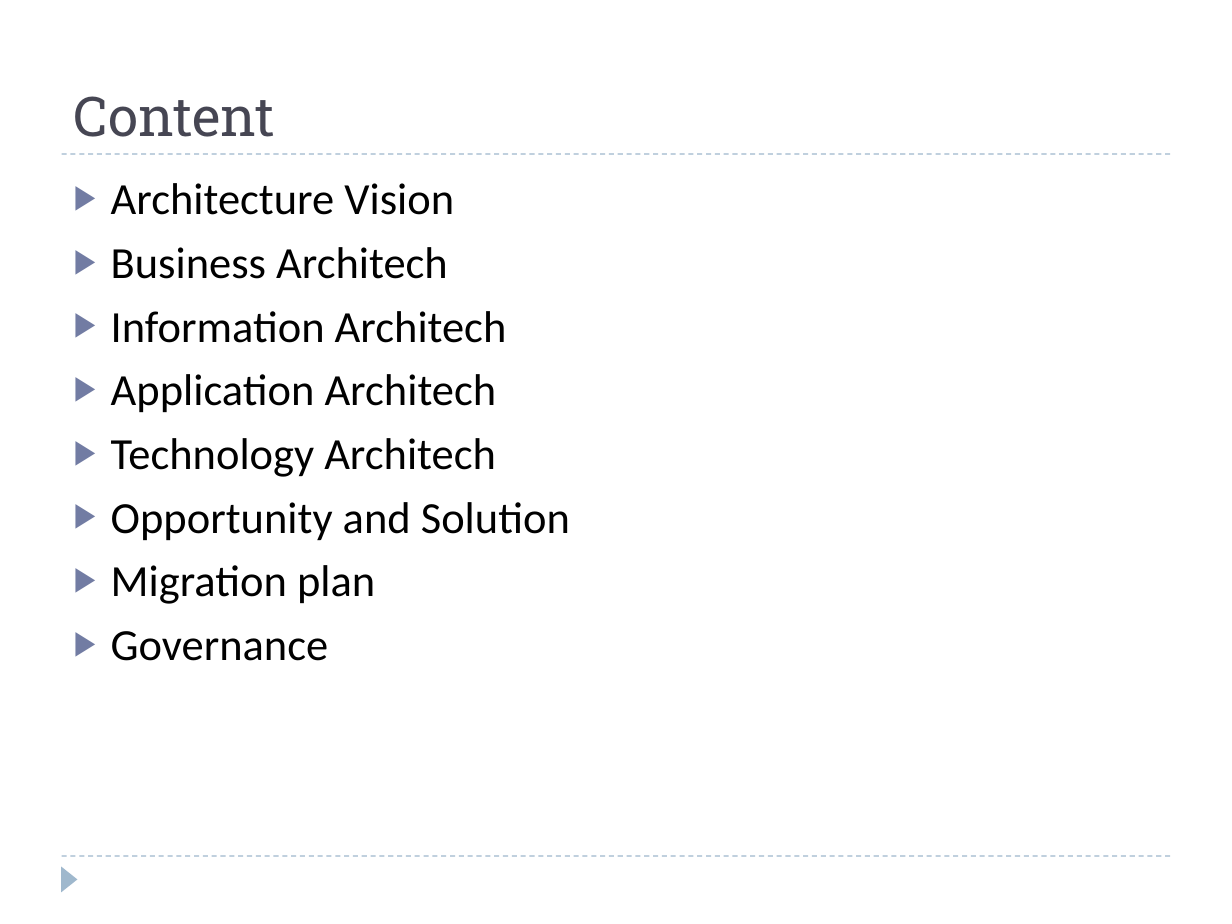
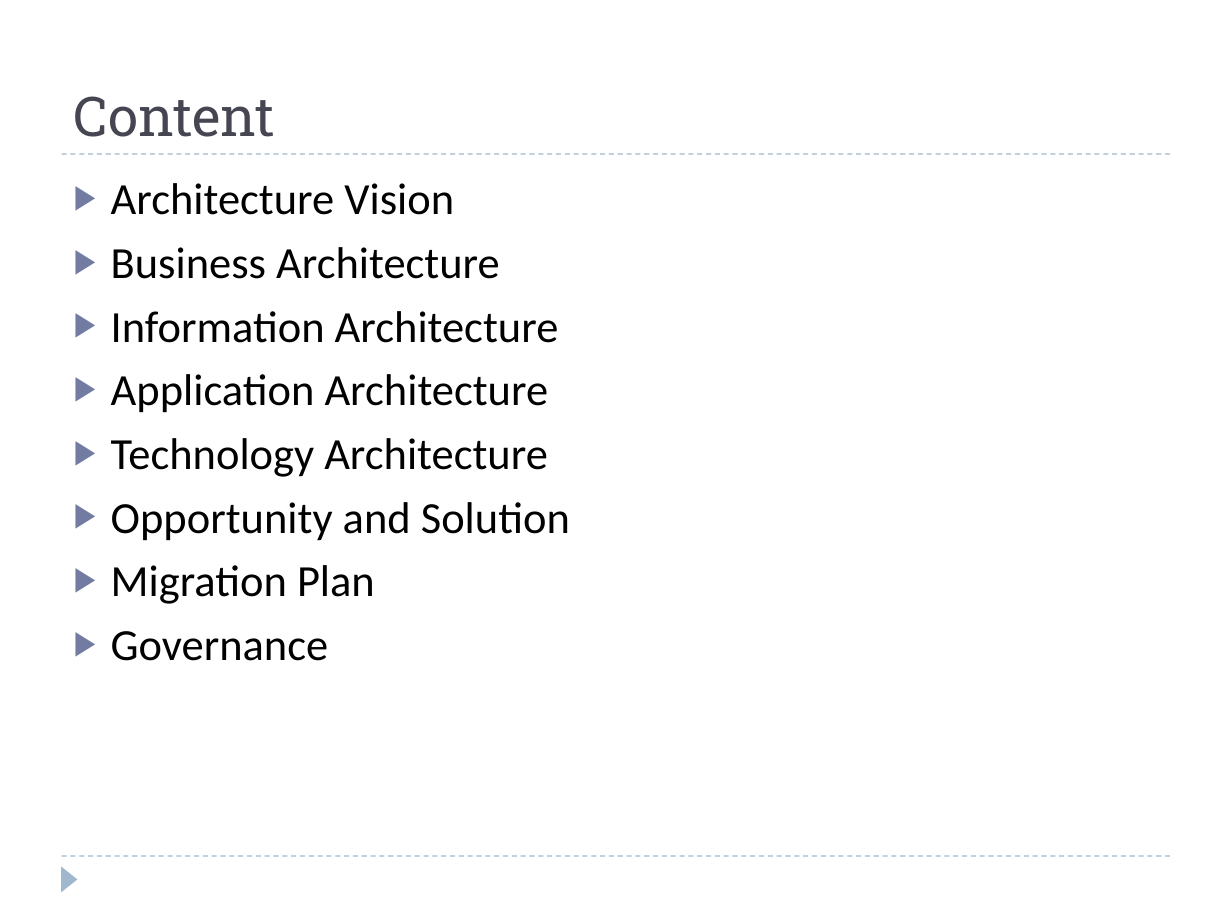
Before and after one commit to windieccf/t1-shipping, a slide deck: slide 2 of Enterprise Architech Presentation.pptx. Drawn at 1232x924 pixels with LibreOffice and Linux fonts; fonts in the diff are those of the drawing. Boxes give left, top, right and bottom in pixels: in the first picture for what was removed or moved away, otherwise in the second. Text is boxed around its words. In the diff, an @@ line names an element or a change of style, - is before the commit and + after.

Commit message:
Update slides

```diff
--- a/Enterprise Architech Presentation.pptx
+++ b/Enterprise Architech Presentation.pptx
@@ text at [111, 247, 559, 477]: text changed @@
-▶ Business Architech
-▶ Information Architech
-▶ Application Architech
-▶ Technology Architech
+▶ Business Architecture
+▶ Information Architecture
+▶ Application Architecture
+▶ Technology Architecture
@@ text at [111, 565, 375, 604]: text changed @@
-▶ Migration plan
+▶ Migration Plan
```
Also in this commit, not shown: 4 other slides changed, 17 slides added.
